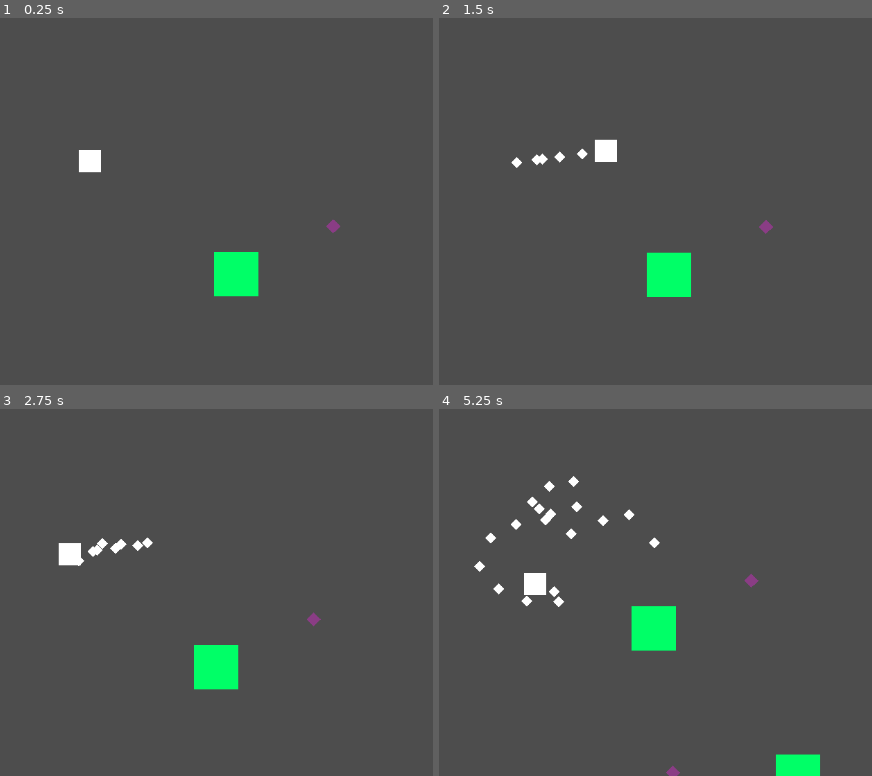
Above: before the commit, frames 1-4 (two rows, left to right).
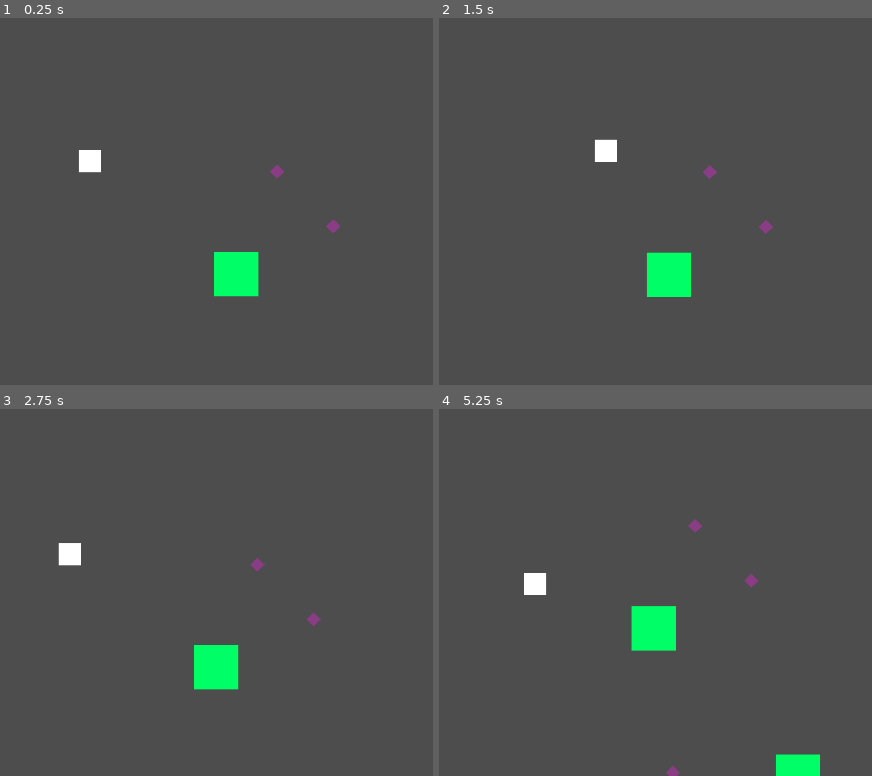
Above: after the commit, the same moments.

Repository: DiegoHommer/Day_In_The_Life_of_a_Slime
Game: Godot game, scene res://main.tscn
The game is run twice, just before and just after one commit, with the same random seed, the same clock (stepped at 60 frames per second) and the same inputs.
Inputs (mouse positions are in pixels of both pictures, inside the frame that each line leads up to):
- Up to frame 1 (0.25 s): no input
- Up to frame 2 (1.5 s): tap Enter (ui_accept) at 0.5, 0.6, 0.77, 1.07, 1.35 s; move the mouse to (703, 139) at 0.52 s; move the mouse to (outside the picture) at 1.27 s
- Up to frame 3 (2.75 s): tap Enter (ui_accept) at 1.52, 1.82, 2.1 s; move the mouse to (168, 453) at 2.02 s
- Up to frame 4 (5.25 s): move the mouse to (486, 640) at 2.77 s; tap Enter (ui_accept) at 2.85, 3.02, 3.32, 3.6, 3.77, 4.07, 4.35, 4.52, 4.82, 5.1 s; move the mouse to (768, 618) at 3.52 s; move the mouse to (outside the picture) at 4.27 s; move the mouse to (568, 552) at 5.02 s

The runs differ from the first frame. In frame 1, less than 0.1% of the frame differs, in the area x 62-66%, y 40-44%; in frame 2, 0.3%; in frame 3, 0.4%; in frame 4, 0.9%, in the area x 8-61%, y 18-54%.

Commit message:
Velocidade, e mais dos filhos
Fiz ele aumentar menos por lixo (talvez tenha ficado pouco). A velocidade tá diminuindo de acordo com o tamanho.

Fiz com que a cada 5 lixos ele possa fazer um filho.

Ajeitei os problemas que tinha com os filhos seguindo dependendo do tamanho.

Diff:
--- a/Camera2D.gd
+++ b/Camera2D.gd
@@ -2,14 +2,17 @@
 
 var direction = Vector2(0,0)
 
-#Como o pc tá se mexeno com o move_and_slide() que é pronto do Godot, a velocidade dele tem que ser mais
+#Pra fazer ele ficar mais rápido quando o player sai do centro, eu não tô normalizando a posição
+#Além disso, a velocidade do pc tem que ser maior do que a velocidade "real" dele pelo jeito como
+#o move_and_slide() funciona
+#por isso a velocidade da câmera tem que ser a do pc vezes um multiplicador bem pequeno
 var speed_multiplier = 0.00002
 @onready var pc = %PC
 var speed = 0
 var velocity = Vector2(0,0)
 # Called when the node enters the scene tree for the first time.
 func _ready():
-	speed = pc.speed*0.00002
+	speed = pc.speed*speed_multiplier
 
 
 # Called every frame. 'delta' is the elapsed time since the previous frame.
--- a/main.tscn
+++ b/main.tscn
@@ -47,6 +47,9 @@
 [node name="Trash4" parent="Trash" instance=ExtResource("5_1mn4b")]
 position = Vector2(633, 445)
 
+[node name="Trash5" parent="Trash" instance=ExtResource("5_1mn4b")]
+position = Vector2(272, 16)
+
 [node name="GameManager" type="Node" parent="."]
 unique_name_in_owner = true
 script = ExtResource("1_le7ab")
--- a/scenes/filho.gd
+++ b/scenes/filho.gd
@@ -3,9 +3,11 @@
 var parent = ""
 var pc = ""
 var speed = 250
-var numero = 0 #esse numero vai ser setado pelo pc quando ele criar o filho. É 1 se é o primeiro, 2 se é o seugundo etc
+var numero = 0 #esse numero é setado pelo pc quando ele cria o filho. Diz se ele é o primeiro, segundo, etc
 var move = true
 var direction = Vector2(0,0)
+var escala = 1
+var mult_dist = 1
 
 func _ready():
 	parent = get_parent() #"parent" aqui é o parent node (que é o main por enquanto) e não o pc
@@ -17,10 +19,13 @@
 
 	if move and pc.direction != Vector2(0,0): #
 
-		#a ideia é que ele segue um ponto que tá um pouco atrás do filho anterior
+		#isso serve pra ajustar o ponto que ele segue dependendo do tamanho do pc
+		mult_dist = parent.get_child(numero-1).escala
+
+		#a ideia é que ele segue um ponto que tá um pouco atrás do filho anterior (ou pc, se for o primeiro filho)
 		#(aqui, parent.get_child(numero-1) é o filho anterior)
 		#eu tentei fazer ele seguir diretamente o filho anterior, mas daí eles se amontoavam
-		direction = (parent.get_child(numero-1).position-30*parent.get_child(numero-1).direction) - position
+		direction = (parent.get_child(numero-1).position-30*mult_dist*parent.get_child(numero-1).direction) - position
 		direction = direction.normalized()
 		velocity = speed*direction
 		move_and_slide()
--- a/scenes/pc.gd
+++ b/scenes/pc.gd
@@ -1,27 +1,37 @@
 extends CharacterBody2D
 
-
-@export var speed = 250.0
+#movimento------------------------------------------------------------------------------
+const BASE_SPEED = 250
+@export var speed = BASE_SPEED
 var move = true
 var direction = Vector2(0,0)
 
+#tamanho------------------------------------------------------------------------------
+const SIZE_CHANGE = 0.1
+var escala = 1
+#esse parâmetro controla o quão forte é a desaceleração dele quando ele cresce
+#se é 1, ele fica duas vezes mais lento quando tá duas vezes maior. Botei 0.5 porque parecia melhor, mas dá pra mudar
+const SLOW_DOWN = 0.5
+
+#filhos-------------------------------------------------------------------------------
 var filho_scene = preload("res://scenes/filho.tscn")
-var filho = 0
 var filho_count = 0
+const LIXO_POR_FILHO = 5
 var parent = ""
 var tempo = 0
-
-const SIZE_CHANGE = 0.5
 
 
 func _ready():
 	parent = get_parent()
 
 func _physics_process(delta):
+	speed = BASE_SPEED/(escala**SLOW_DOWN) #muda a velocidade pelo tamanho
+
 	if move:
 		move_and_slide()
 
-	if Input.is_action_just_pressed("ui_accept"):
+	#botei que ele pode fazer um filho a cada 5 lixos comidos, mas dá pra mudar isso
+	if Input.is_action_just_pressed("ui_accept") and escala >= 1+SIZE_CHANGE*LIXO_POR_FILHO:
 		fazer_filho()
 
 func _on_timer_timeout():
@@ -35,13 +45,17 @@
 	velocity = speed * direction
 
 func get_bigger():
-	$Collision.scale.x += SIZE_CHANGE
-	$Collision.scale.y += SIZE_CHANGE
-	$Polygon2D.scale.x += SIZE_CHANGE
-	$Polygon2D.scale.y += SIZE_CHANGE
-
+	#tive que botar esse round porque o erro de float tava acumulando
+	#então tava tendo situações que comia 15 lixos mas só conseguia fazer 2 filhos
+	escala = round(10*(escala + SIZE_CHANGE))/10
+	$Collision.scale.x = escala
+	$Collision.scale.y =escala
+	$Polygon2D.scale.x = escala
+	$Polygon2D.scale.y = escala
 
 func fazer_filho():
+	var filho = 0
+
 	#aqui é que ele cria os filhos como nodes embaixo do main
 	filho = filho_scene.instantiate()
 	parent.add_child(filho)
@@ -51,8 +65,18 @@
 	#cada filho tem uma variável número pra saber qual filho que ele é
 	filho.numero = filho_count
 
+	#essa distância é o espaço entre o filho anterior e o filho que ele cria
+	var distancia = 30
+	if (filho_count ==1): #se for o primeiro filho, essa distância tem que levar em conta o tamanho do pc
+		distancia+= 20*(escala - LIXO_POR_FILHO*SIZE_CHANGE)
+
 	#ele seta a posição do filho novo como sendo um pouco atrás do último filho
 	#aqui o parent.get_child(filho_count - 1) é o último filho
-	#acho que esse jeito de acessar os outros nodes não é muito "boa prática", e talvez deixe difícil de editar depois
-	#se alguém tiver um jeito melhor pode mudar
-	filho.position = parent.get_child(filho_count-1).position - 50*parent.get_child(filho_count-1).direction
+	filho.position = parent.get_child(filho_count-1).position - distancia*parent.get_child(filho_count-1).direction
+
+	#diminui quando faz o filho
+	escala -=SIZE_CHANGE*LIXO_POR_FILHO
+	$Collision.scale.x =escala
+	$Collision.scale.y = escala
+	$Polygon2D.scale.x = escala
+	$Polygon2D.scale.y = escala
